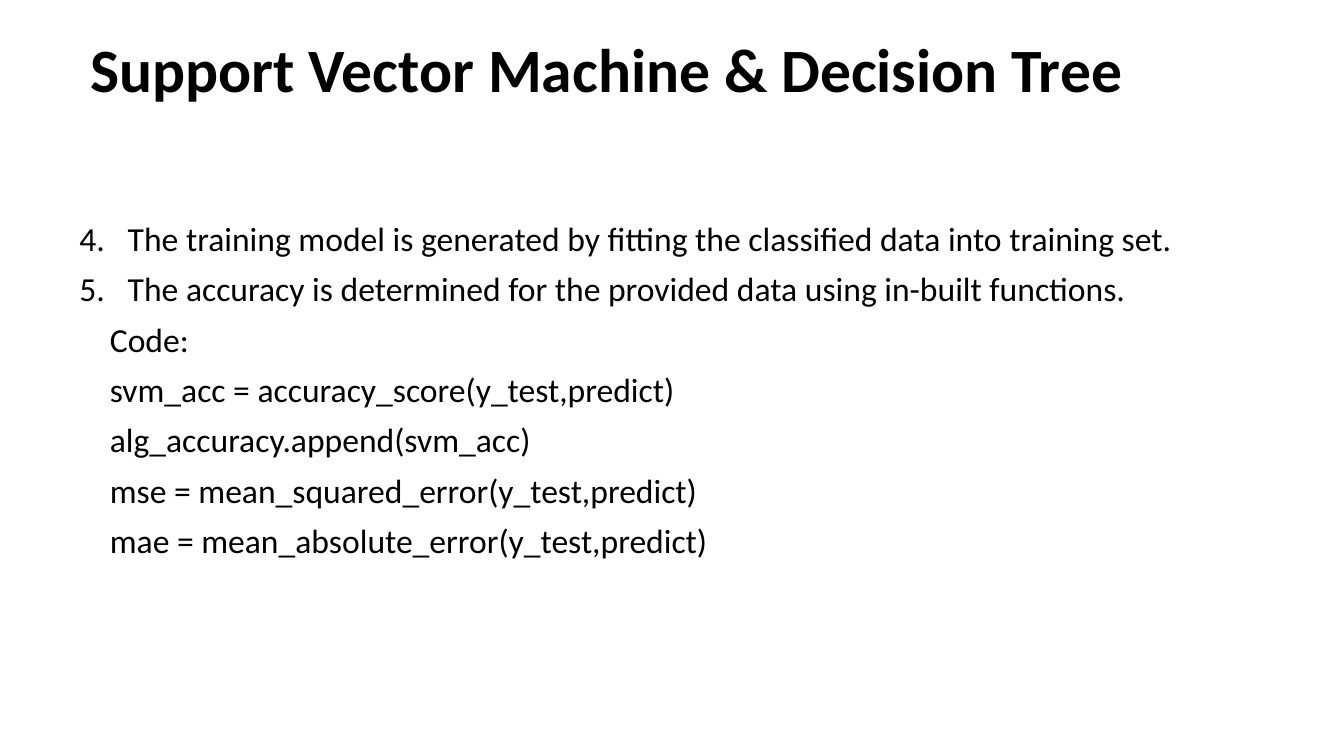
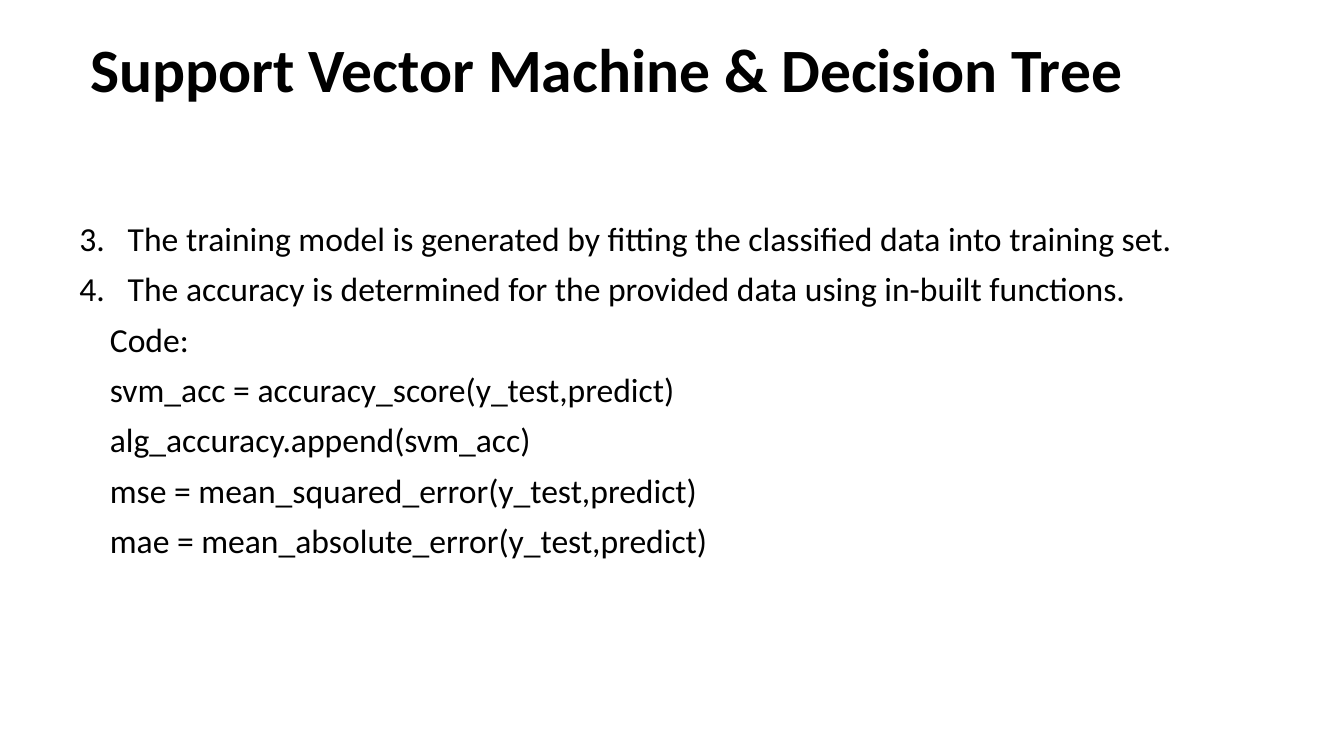
Before and after one commit to uma0441/TwoFactorAuthentication, a slide deck: slide 13 of Mid Term (1).pptx. Drawn at 1344x756 pixels with LibreOffice and Linux fonts; fonts in the diff are those of the drawing. Boxes give left, top, right and bottom in pixels: in the first picture for what was removed or moved away, otherwise in the second. Text is boxed around its words. In the diff, an @@ line names an element or a change of style, - is before the commit and + after.

```diff
--- a/Mid Term (1).pptx
+++ b/Mid Term (1).pptx
@@ text at bbox=[79, 227, 1171, 307]: text changed @@
-4. The training model is generated by fitting the classified data into training set.
-5. The accuracy is determined for the provided data using in-built functions.
+3. The training model is generated by fitting the classified data into training set.
+4. The accuracy is determined for the provided data using in-built functions.
```
Also in this commit, not shown: 6 other slides changed, 3 slides added, 1 slide removed.
